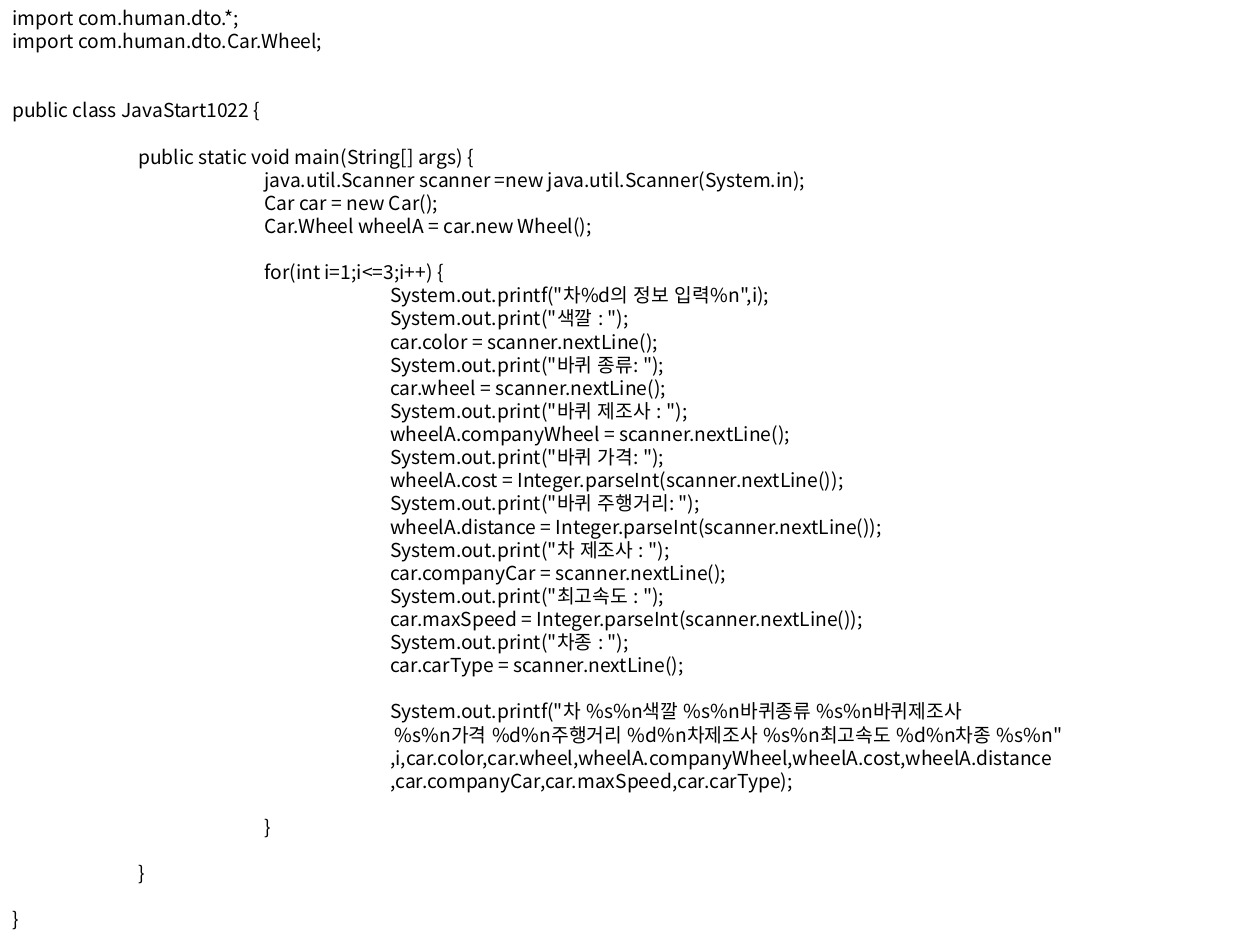
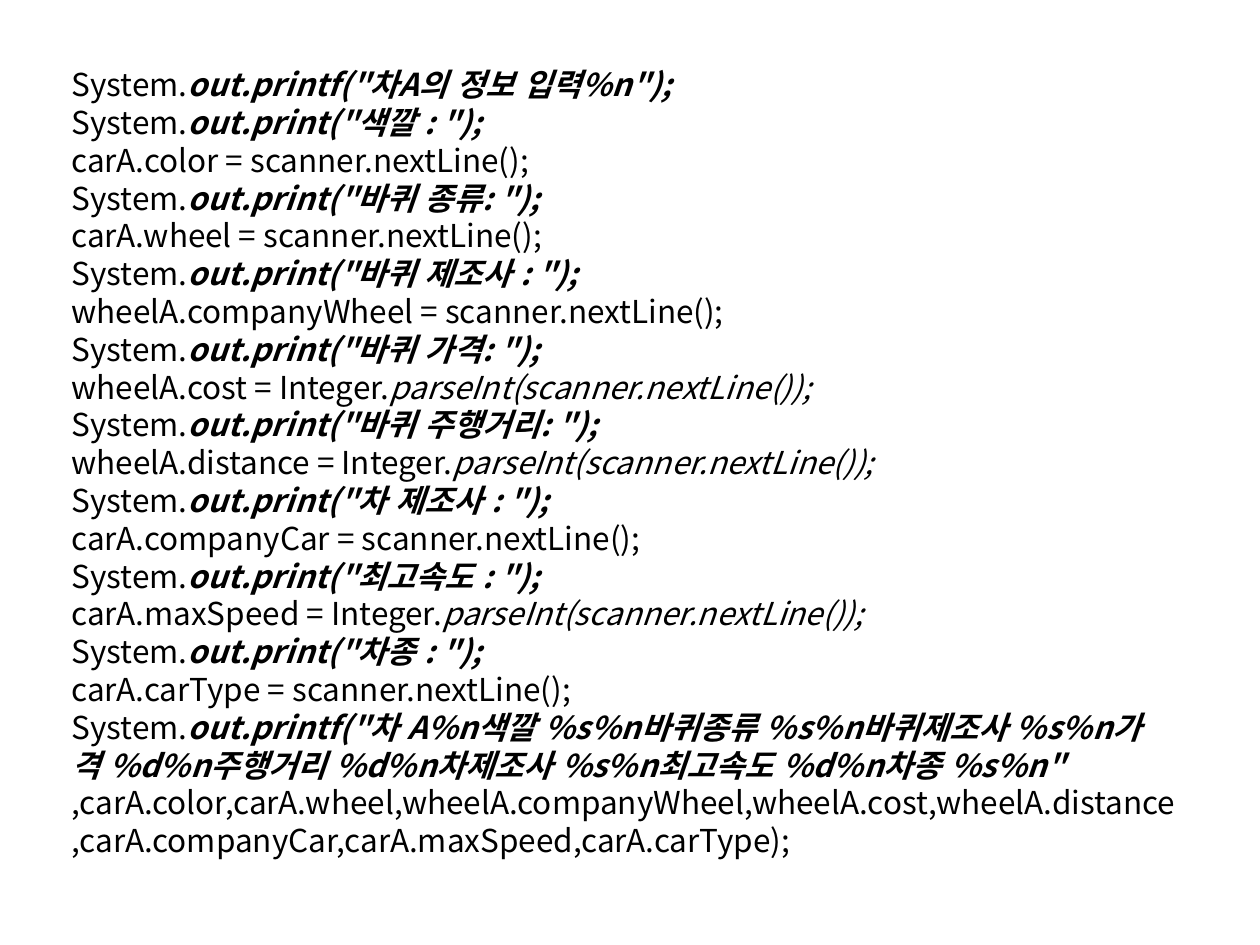
Before and after one commit to SniperDitto/javaBackupYSH, a slide deck: slide 5 of 1022/class유승화.pptx (slide 4 before the commit). Drawn at 1260x945 pixels with LibreOffice and Linux fonts; fonts in the diff are those of the drawing. Boxes give left, top, right and bottom in pixels: in the first picture for what was removed or moved away, otherwise in the second. Text is boxed around its words. In the diff, an @@ line names an element or a change of style, - is before the commit and + after.

Commit message:
ppt에 차ABC추가

```diff
--- a/1022/class유승화.pptx
+++ b/1022/class유승화.pptx
@@ text "System.out.printf("차A의 정보 입력%n");" moved from (x1=12, y1=9, x2=1062, y2=793) to (x1=71, y1=69, x2=1175, y2=860) @@
@@ text at (x1=71, y1=69, x2=672, y2=104): text changed; size 11 to 18 pt; bold on; italic on @@
-import com.human.dto.*;
-import com.human.dto.Car.Wheel;
-public class JavaStart1022 {
-public static void main(String[] args) {
-java.util.Scanner scanner =new java.util.Scanner(System.in);
-Car car = new Car();
-Car.Wheel wheelA = car.new Wheel();
-for(int i=1;i<=3;i++) {
-System.out.printf("차%d의 정보 입력%n",i);
+System.out.printf("차A의 정보 입력%n");
@@ text at (x1=71, y1=100, x2=874, y2=671): size 11 to 18 pt in "System.out.print("색깔 : ");", "System.out.print("바퀴 종류: ");", "System.out.print("바퀴 제조사 : ");", "wheelA.companyWheel = scanner.nextLine();" and 7 more places; bold on in "System.out.print("색깔 : ");", "System.out.print("바퀴 종류: ");", "System.out.print("바퀴 제조사 : ");", "System.out.print("바퀴 가격: ");" and 4 more places; italic on in "System.out.print("색깔 : ");", "System.out.print("바퀴 종류: ");", "System.out.print("바퀴 제조사 : ");", "System.out.print("바퀴 가격: ");" and 6 more places @@
@@ text at (x1=71, y1=140, x2=528, y2=178): text changed; size 11 to 18 pt @@
-car.color = scanner.nextLine();
+carA.color = scanner.nextLine();
@@ text at (x1=71, y1=215, x2=542, y2=253): text changed; size 11 to 18 pt @@
-car.wheel = scanner.nextLine();
+carA.wheel = scanner.nextLine();
@@ text at (x1=71, y1=518, x2=640, y2=558): text changed; size 11 to 18 pt @@
-car.companyCar = scanner.nextLine();
+carA.companyCar = scanner.nextLine();
@@ text at (x1=71, y1=591, x2=863, y2=633): text changed; size 11 to 18 pt; italic on @@
-car.maxSpeed = Integer.parseInt(scanner.nextLine());
+carA.maxSpeed = Integer.parseInt(scanner.nextLine());
@@ text at (x1=71, y1=669, x2=1175, y2=860): text changed; size 11 to 18 pt @@
-car.carType = scanner.nextLine();
-System.out.printf("차 %s%n색깔 %s%n바퀴종류 %s%n바퀴제조사
-%s%n가격 %d%n주행거리 %d%n차제조사 %s%n최고속도 %d%n차종 %s%n"
-,i,car.color,car.wheel,wheelA.companyWheel,wheelA.cost,wheelA.distance
-,car.companyCar,car.maxSpeed,car.carType);
-}
-}
-}
+carA.carType = scanner.nextLine();
+System.out.printf("차 A%n색깔 %s%n바퀴종류 %s%n바퀴제조사 %s%n가격 %d%n주행거리 %d%n차제조사 %s%n최고속도 %d%n차종 %s%n"
+,carA.color,carA.wheel,wheelA.companyWheel,wheelA.cost,wheelA.distance
+,carA.companyCar,carA.maxSpeed,carA.carType);
```
Also in this commit, not shown: 3 other slides changed, 3 slides added.
